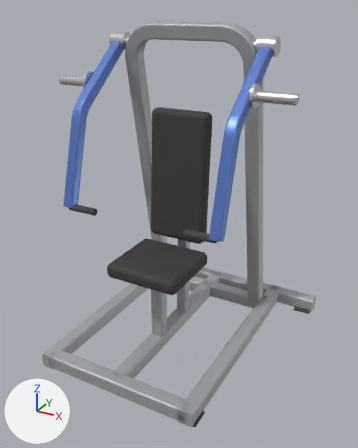
A saved change to the glTF model catalogs/ludus/models/LD-A003/model.glb.
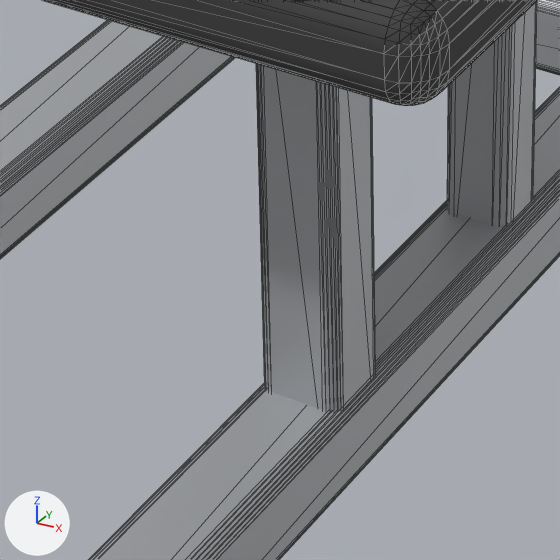
The first picture shows the older version from a 50 mm camera at (1.25, -2.21, 1.8) aimed at (0.05, -0.04, 0.72). The close-ups show the older and then the newer version on the part from 32% to 54% of the width and 63% to 80% of the height of that picture. Only the edits that show in the close-ups are written down. Arrows for +X, +Y and +Z are at lower left; the lights stay in place. The close-ups show mesh edges as thin lines. Where no turn or scale is listed for an object, it has been applied to the vertices.

Names of what the first close-up shows: 'Mesh_0', 'Mesh_0.004', 'Mesh_0.005', 'backrest_support_tube', 'seat_pad', 'seat_post'.
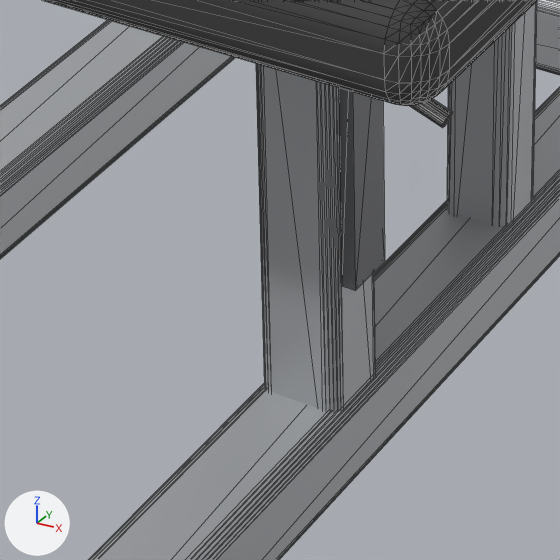
What the commit changed:
Material 'plate' (mat_plate) is new.
Its base color is (0.169, 0.173, 0.18) (grey #727376).
Its metallic is 0.7.
Its roughness is 0.35.
Mesh me_mesh_3_1 is new.
It is a box spanning x -0.006..0.006, y -0.022..0.022, z -0.13..0.13.
It uses material mat_plate (grey #727376).
Object 'seat_adjuster' (ob_seat_adjuster) is new; it shows me_mesh_3_1.
Its location is (0.041, -0.176, 0.32).

Boxes (x1, y1, x2, y2) around the edits, measured in the close-ups (560 x 560 px):
'seat_adjuster', added
    after: (339, 88, 385, 290)
